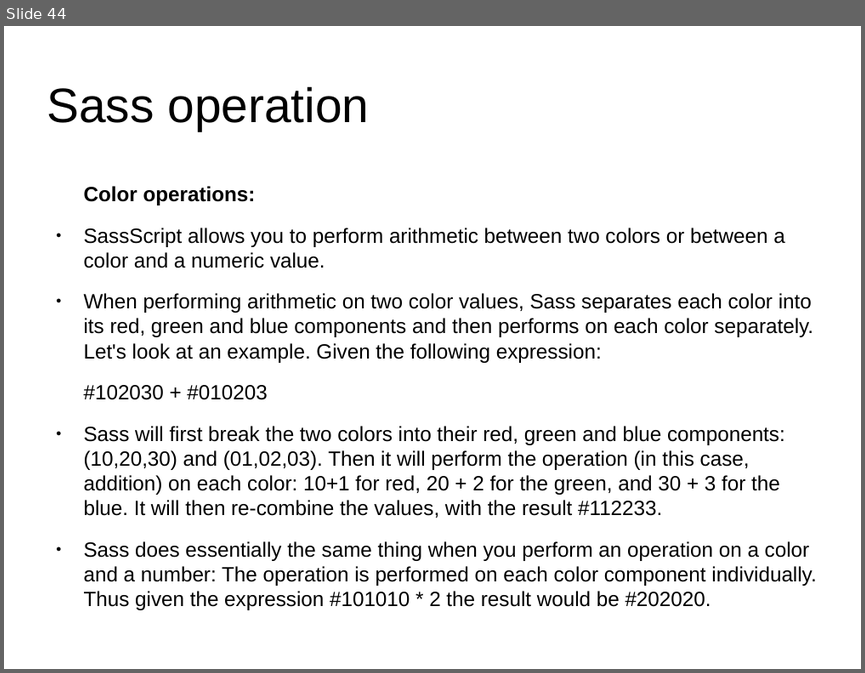
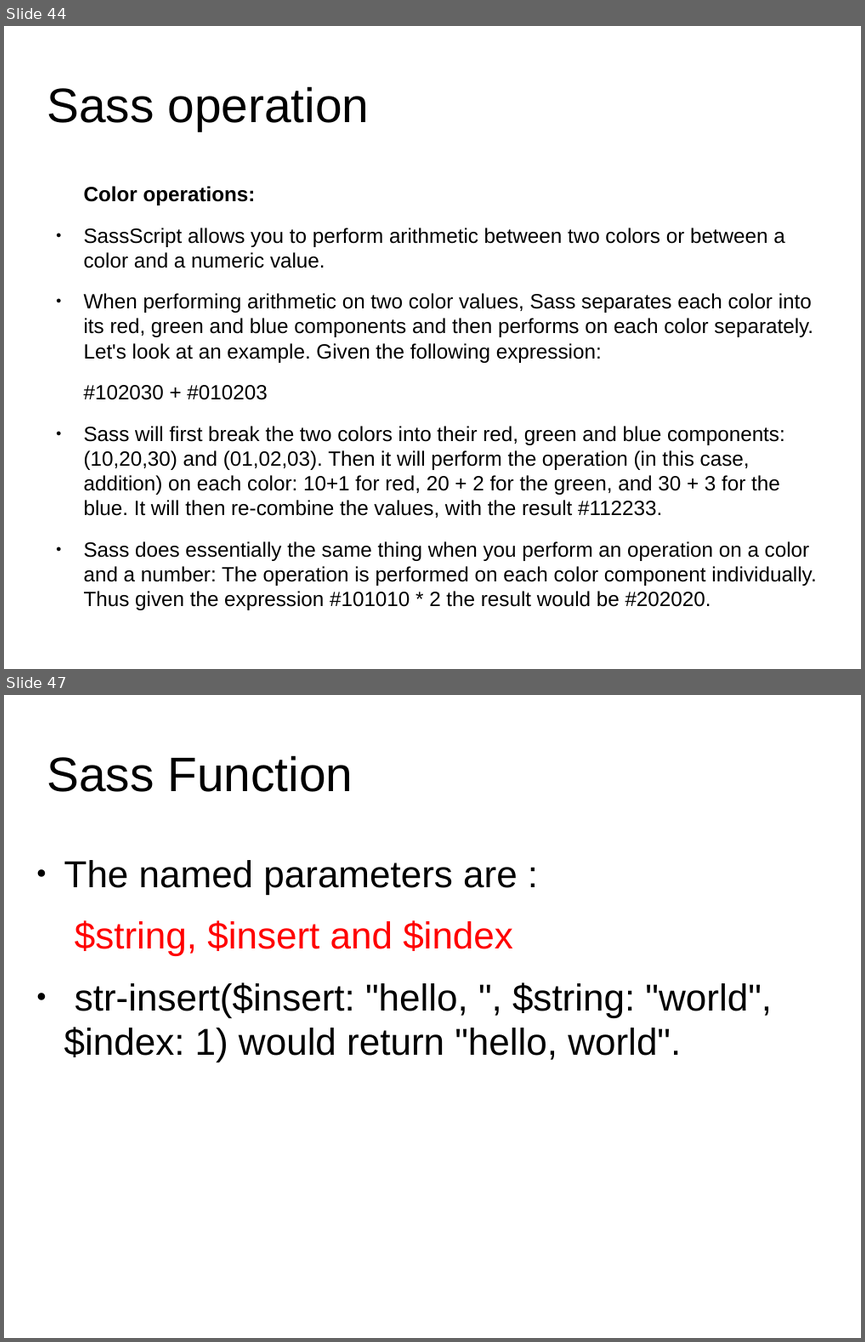
Before and after one commit to anumsh/SASS-Basics, a slide deck: SASS_basics.odp. Shown one above the other, each under a label of ours: slide 44 before the commit, slides 44 and 47 after it; the slides between them are not shown. The pictures are 865x673 and 865x1342 pixels, drawn with LibreOffice and Linux fonts; fonts in the diff are those of the drawing; background and template pictures are left out. Boxes give left, top, right and bottom in pixels: in the first picture for what was removed or moved away, otherwise in the second. Text is boxed around its words. In the diff, an @@ line names an element or a change of style, - is before the commit and + after.

Commit message:
feat: Sass Function Intro

```diff
--- a/SASS_basics.odp
+++ b/SASS_basics.odp
@@ slide 47 added at [4,695,861,1338], background #FFFFFF @@
@@ title added at [46,755,352,792], 44.8 pt, text #000000 @@
+Sass Function
@@ text added at [64,860,772,1062], 34.7 pt, text #000000 @@
+● The named parameters are :
+$string, $insert and $index
+● str-insert($insert: "hello, ", $string: "world", $index: 1) would return "hello, world".
```
Also in this commit, not shown: 2 other slides added.
